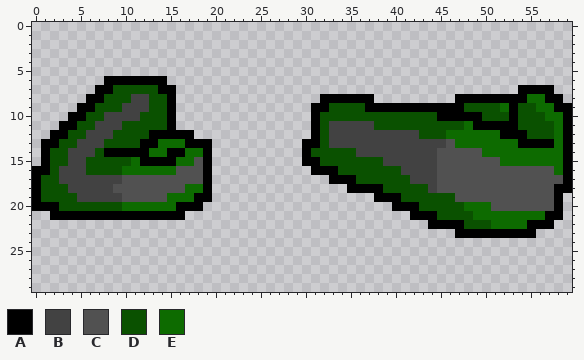
Two versions of one pixel-art sprite, Assets/Sprites/weapons/punch.png. The picture above is the old version.
The file is 60x30 pixels.
Palette (. is transparent): A #000000  B #424242  C #515151  D #0a5100  E #0d6b00
Pixels before, first column x 0:
 6 ........AAAAAAA.............................................
 7 .......AADDDDDAA......................................AAAA..
 8 ......AADDDBBDDA................AAAAAA.........AAAAAAAAEEAA.
 9 .....AADDDBBBDDA...............AADDDDAAAAAAAAAAADDDDEADDEEAA
10 ....AADDBBBBDDDA...............ADDDDDDDDDDDDDAAAAADDDADDDEEA
11 ...AADDBBBDDDDDA...............ADBBBBBDDDDDDDDDDEAAAAADDDDEA
12 ..AADDBBBDDDDAAAAA.............ADBBBBBBBBBBDDDEEEEEEAAADDDEA
13 .AADDBBBDDDDAAEEEAAA..........AADBBBBBBBBBBBBBCEEEEEEEAAAAEA
14 .ADDBBBDAAAAAEEAAEEA..........ADDDDDBBBBBBBBBCCCCCEEEEEEEEEA
15 .ADDBBDDDDDEAAAAEECA..........AADDDDDDDBBBBBBCCCCCCCEEEEEEEA
16 AADBBBDDDDEEEEEECCCA...........AAADDDDDDDBBBBCCCCCCCCCCCCCEA
17 ADDBBBBBBBCCCCCCCCCA.............AAADDDDDDBBBCCCCCCCCCCCCCCA
18 ADDDBBBBBCCCCCCCCEEA...............AAAADDDDDBCCCCCCCCCCCCCAA
19 ADDDDBBBBBCCCCCEEEAA..................AAADDDDDDCCCCCCCCCCCA.
20 AAADDDDDDDEEEEEEAAA.....................AAADDDDDEEECCCCCCCA.
21 ..AAAAAAAAAAAAAAA.........................AAADDDDEEEEEEEEAA.
22 ............................................AAAADDDEEEEAAA..
23 ...............................................AAAAAAAAA....
The same view after the edit:
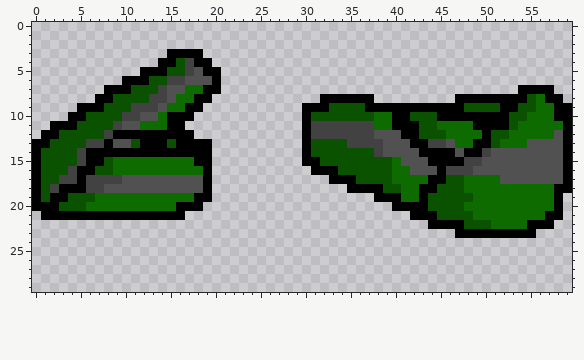
Change:
y 3: x 15..18 .... -> AAAA
y 4: x 14..19 ...... -> AADBAA
y 5: x 12..20 ......... -> AAADDBCAA
y 6: x 8..9 AA -> ..; x 13..20 AA...... -> DDBBCCCA
y 7: x 7 A -> .; x 9..10 DD -> AA; x 14..20 AA..... -> BCCEEAA
y 8: x 6 A -> .; x 8 D -> A; x 11..19 BBDDA.... -> DDBBCEEAA; x 55 E -> D
y 9: x 7 D -> A; x 10 B -> D; x 13..18 DDA... -> BCEEAA; x 30 . -> A; x 52 E -> A
y 10: x 8..9 BB -> DD; x 12..14 DDD -> CCE; x 16..17 .. -> AA; x 30..31 .A -> AD; x 38..41 DDDD -> EEAA; x 50..53 DDDA -> AAAD; x 55..56 DD -> EE; x 58 E -> A
y 11: x 2 . -> A; x 7..8 BB -> DD; x 10..14 DDDDD -> CCEEE; x 16 . -> A; x 30..32 .AD -> ABB; x 38..42 DDDDD -> EEAAA; x 45..47 DDD -> EEE; x 53..57 ADDDD -> DEEEE
y 12: x 1 . -> A; x 3 A -> D; x 6..7 BB -> DD; x 9..12 DDDD -> AAAA; x 30..32 .AD -> ABB; x 38..42 BBBBB -> CCCAA; x 50..58 EEAAADDDE -> ADDEEEEEC
y 13: x 0 . -> A; x 2 A -> D; x 5 B -> D; x 8..10 DDD -> ACC; x 14..16 EEE -> ADA; x 31 A -> D; x 33..34 BB -> DD; x 39..43 BBBBB -> CCCAA; x 49..51 EEE -> AAD; x 54..58 AAAAE -> ECCCC
y 14: x 0..1 .A -> AD; x 4 B -> D; x 6..7 BD -> AA; x 13..14 EE -> AA; x 17..18 EE -> AA; x 36..37 BB -> DD; x 39..46 BBBBBBCC -> CCCCAAAA; x 48..58 CCEEEEEEEEE -> AABCCCCCCCC
y 15: x 0..1 .A -> AD; x 4 B -> D; x 6..7 DD -> AA; x 9..10 DD -> EE; x 12..15 AAAA -> EEEE; x 18 C -> A; x 39..49 BBBBBBCCCCC -> DECCCAAAABB; x 52..58 EEEEEEE -> CCCCCCC
y 16: x 1 A -> D; x 3 B -> D; x 5..6 BD -> AA; x 9 D -> E; x 16..18 CCC -> EEE; x 40..48 DBBBBCCCC -> EECCCABBB; x 58 E -> C
y 17: x 5 B -> A; x 40..51 DDBBBCCCCCCC -> EEEEAADDEEEE
y 18: x 2..5 DDBB -> BAAA; x 8 B -> C; x 17..18 EE -> CC; x 41..57 DDDBCCCCCCCCCCCCC -> EEAADDDEEEEEEEEEE
y 19: x 2..3 DD -> AA; x 5..14 BBBBBCCCCC -> DDEEEEEEEE; x 41..43 DDD -> EEA; x 47..57 CCCCCCCCCCC -> DDEEEEEEEEE
y 20: x 6..9 DDDD -> EEEE; x 43 D -> A; x 51..57 CCCCCCC -> EEEEEEE
y 21: x 1 . -> A
Pixel boxes of the changes (left, top, right, bottom) in both pictures:
changed: (32, 49, 221, 220)
changed: (302, 94, 563, 211)
